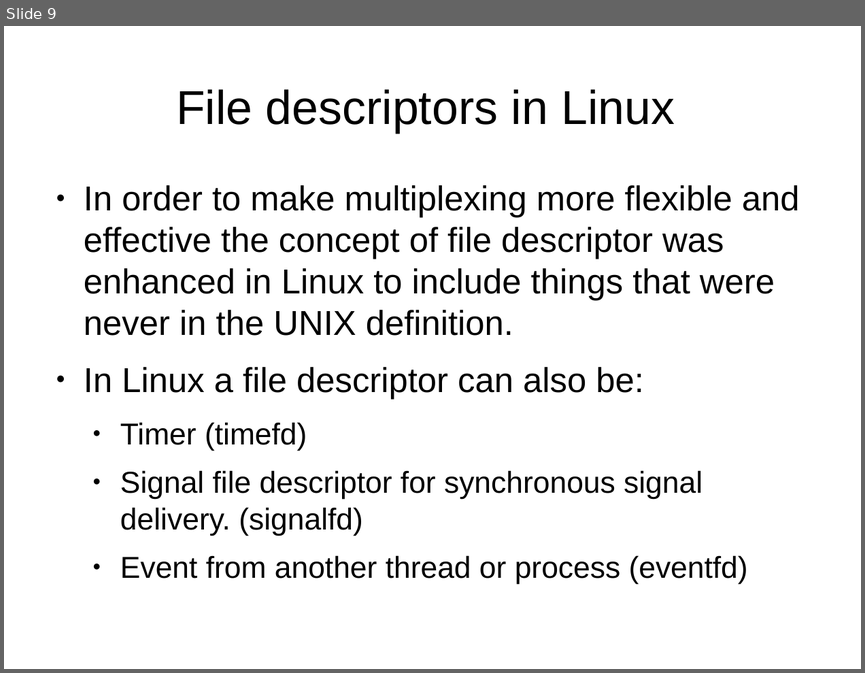
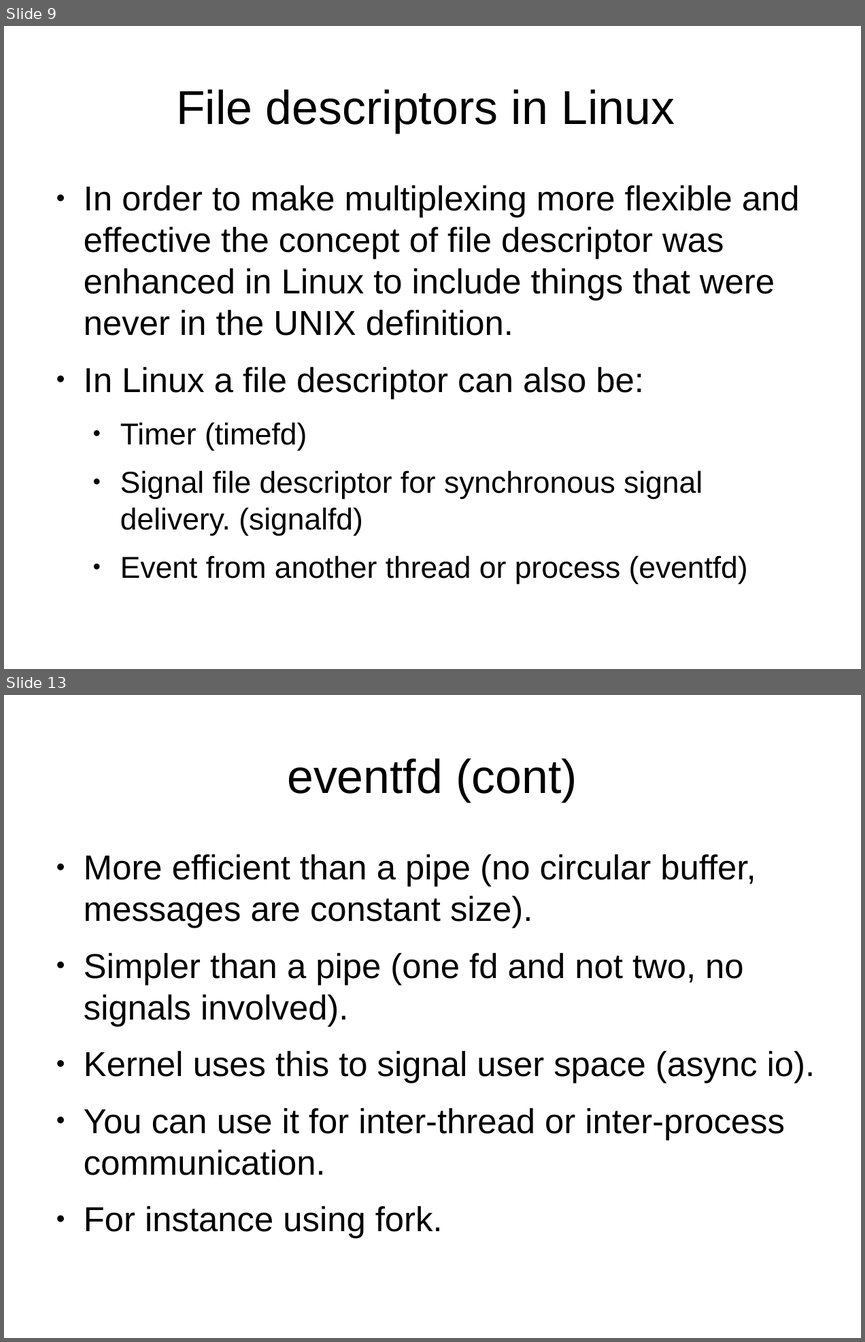
Before and after one commit to veltzer/demos, a slide deck: cpp/multi_core/linux_multiplexing.odp. Shown one above the other, each under a label of ours: slide 9 before the commit, slides 9 and 13 after it; the slides between them are not shown. The pictures are 865x673 and 865x1342 pixels, drawn with LibreOffice and Linux fonts; fonts in the diff are those of the drawing. Boxes give left, top, right and bottom in pixels: in the first picture for what was removed or moved away, otherwise in the second. Text is boxed around its words. In the diff, an @@ line names an element or a change of style, - is before the commit and + after.

```diff
--- a/cpp/multi_core/linux_multiplexing.odp
+++ b/cpp/multi_core/linux_multiplexing.odp
@@ slide 13 added at (x1=4, y1=695, x2=861, y2=1338), background #FFFFFF @@
@@ title added at (x1=287, y1=758, x2=577, y2=802), 44 pt, text #000000 @@
+eventfd (cont)
@@ text added at (x1=84, y1=854, x2=815, y2=1238), 32 pt, text #000000 @@
+● More efficient than a pipe (no circular buffer, messages are constant size).
+● Simpler than a pipe (one fd and not two, no signals involved).
+● Kernel uses this to signal user space (async io).
+● You can use it for inter-thread or inter-process communication.
+● For instance using fork.
```
Also in this commit, not shown: 1 slide changed, 8 other slides added.
